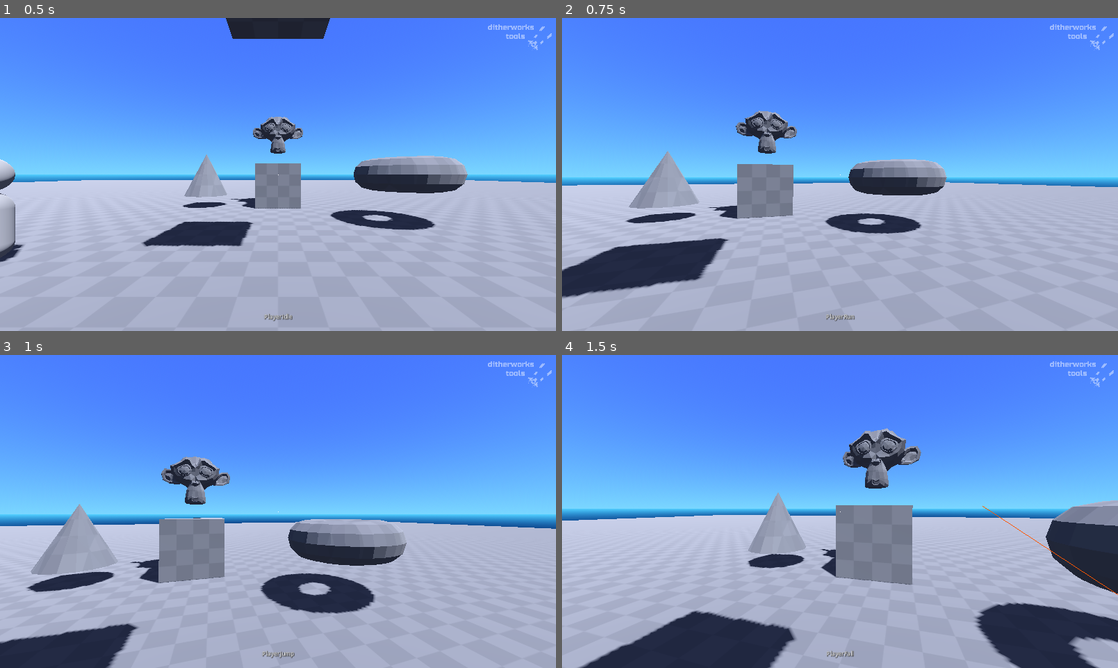
Above: before the commit, frames 1-4 (two rows, left to right).
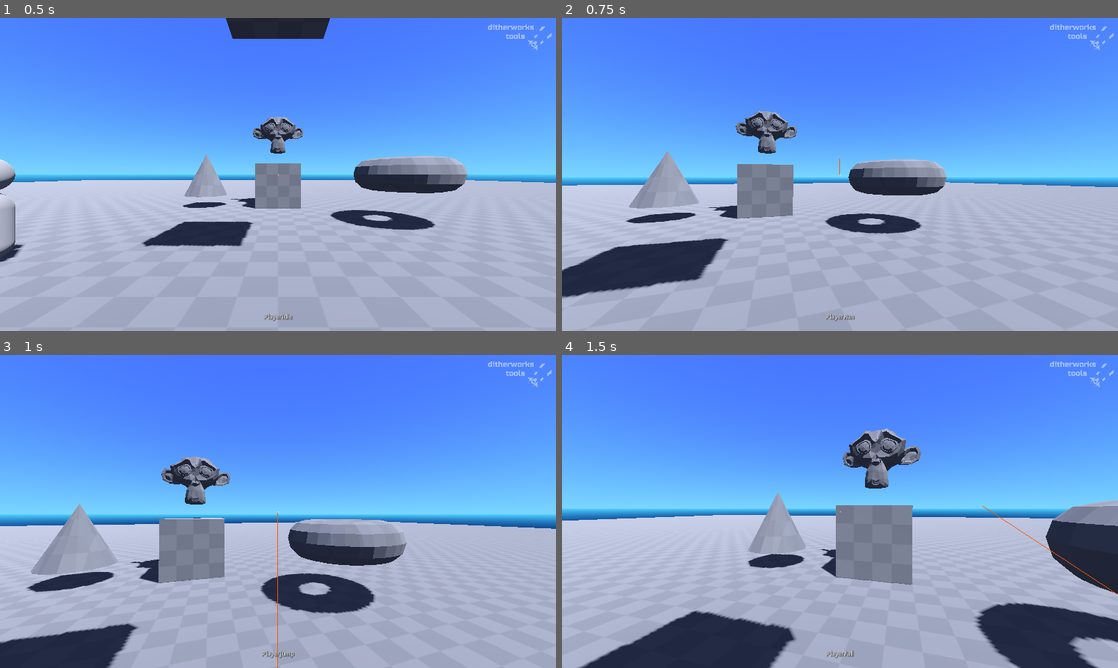
Above: after the commit, the same moments.

Repository: ditherworks/ditherworks_tools
Game: Godot game, scene res://demo/scenes/demo.tscn
Two runs of this game, one before a commit and one after it. Both use one fixed random seed, a clock stepped at 60 frames per second and the inputs below.
Inputs (mouse positions are in pixels of both pictures, inside the frame that each line leads up to):
- Up to frame 1 (0.5 s): no input
- Up to frame 2 (0.75 s): tap Enter at 0.5 s; move the mouse to (867, 174) at 0.52 s; hold W (move_forward) from 0.53 s (still down); click (867, 174) at 0.67 s
- Up to frame 3 (1 s): keep holding W (move_forward); tap Space (jump) at 0.77 s
- Up to frame 4 (1.5 s): keep holding W (move_forward); move the mouse to (812, 511) at 1.27 s

Frame 1 is identical in both runs. In frame 2, less than 0.1% of the frame differs, in the area x 49-50%, y 44-50%; in frame 3, less than 0.1%, in the area x 49-50%, y 50-100%; in frame 4, nothing differs.

Commit message:
debug_lines
- moved all line data to the cached array

Diff:
--- a/debug_lines/debug_lines.gd
+++ b/debug_lines/debug_lines.gd
@@ -23,7 +23,7 @@
 var _colors := PackedColorArray()
 var _array_data := []
 
-var _delayed_lines : Array[Line]
+var _lines : Array[Line]
 
 var _dirty := false
 
@@ -43,22 +43,22 @@
 	_array_data.resize(Mesh.ARRAY_MAX)
 
 	# process later than default (0), to ensure all calls to this class have already been made
-	process_priority = 20
+	process_priority = 100
 
 
 func _process(delta: float) -> void:
-	# clear the mesh
-	_mesh.clear_surfaces()
 
 	if _dirty:
-		# add delayed lines into the list for this frame
-		for line in _delayed_lines:
+		_mesh.clear_surfaces()
+
+		# convert all lines to mesh data
+		for line in _lines:
 			_vertices.push_back(line._start)
 			_vertices.push_back(line._end)
 			_colors.push_back(line._color)
 			_colors.push_back(line._color)
 
-		# create mesh surface from all array data
+		# build the mesh from the data
 		if not _vertices.is_empty():
 			_array_data[Mesh.ARRAY_VERTEX] = _vertices
 			_array_data[Mesh.ARRAY_COLOR] = _colors
@@ -69,27 +69,17 @@
 		_dirty = false
 
 	# update life on all delayed lines
-	for i in range(_delayed_lines.size() - 1, -1, -1):
-		var line := _delayed_lines[i] as Line
+	for i in range(_lines.size() - 1, -1, -1):
+		var line := _lines[i] as Line
 		line._life -= delta
 		if line._life <= 0.0:
-			_delayed_lines.remove_at(i)
+			_lines.remove_at(i)
 			_dirty = true
 
 
 # Public Functions
 func draw_line(start: Vector3, end: Vector3, color: Color, duration := 0.0) -> void:
-	# store line if it's wanted for more than one frame
-	if duration > 0.0:
-		_delayed_lines.push_back(Line.new(start, end, color, duration))
-		return
-
-	# add the line data to list for the next frame
-	_vertices.push_back(start)
-	_vertices.push_back(end)
-	_colors.push_back(color)
-	_colors.push_back(color)
-
+	_lines.push_back(Line.new(start, end, color, duration))
 	_dirty = true
 
 
